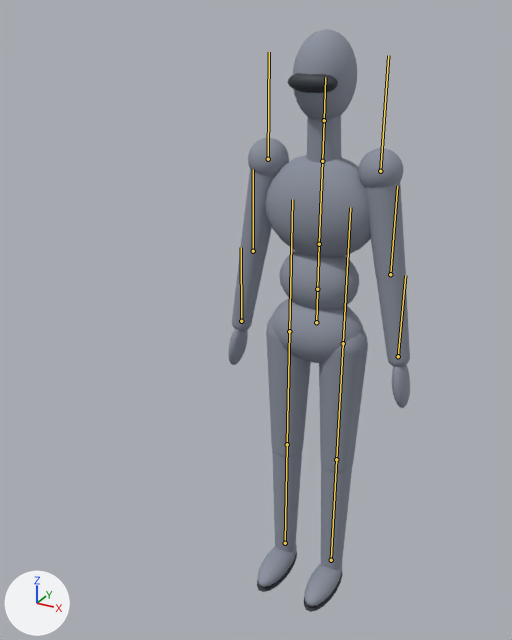
The glTF model renderer/assets/mannequin.glb: old version first, new version second.
Both versions are drawn from a 50 mm lens placed at (79.5, -182.9, 184.9), pointed at (-11.1, -18.1, 102.5). The axes (+X, +Y, +Z) are drawn at lower left. The lights are the same throughout. The first picture is the older version. The bones that bend it are drawn over the model as lines.

Objects in the first picture: 'Mannequin'.
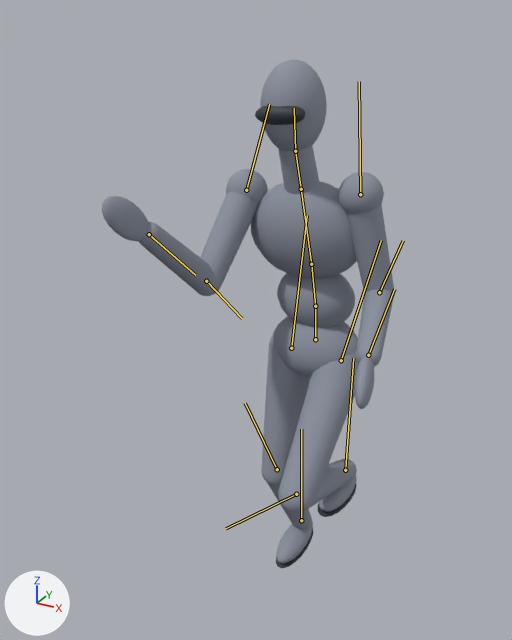
The newer file adds an action. The first version stands in its rest pose; the second is drawn at frame 11 of the action 'running'.

Location of each change, (x1, y1, x2, y2) in pixels of the pictures (512 x 640 px):
'Mannequin', posed (61% wider, 13% shorter): before (228, 29, 410, 612); after (102, 60, 395, 568)
bone 'Hips', root to tip: before (316, 322) to (317, 291); after (315, 339) to (315, 308)
bone 'Spine', root to tip: before (317, 289) to (319, 244); after (315, 306) to (311, 264)
bone 'Chest', root to tip: before (319, 244) to (322, 161); after (311, 264) to (301, 189)
bone 'Head', root to tip: before (324, 120) to (325, 77); after (295, 151) to (294, 108)
bone 'UpperArm_L', root to tip: before (380, 171) to (388, 55); after (360, 194) to (359, 81)
bone 'LowerArm_L', root to tip: before (390, 274) to (397, 186); after (379, 292) to (403, 240)
bone 'Hand_L', root to tip: before (398, 356) to (405, 275); after (368, 355) to (394, 289)
bone 'UpperArm_R', root to tip: before (268, 159) to (269, 52); after (246, 190) to (269, 104)
bone 'LowerArm_R', root to tip: before (253, 251) to (253, 169); after (206, 281) to (242, 318)
bone 'Hand_R', root to tip: before (241, 321) to (241, 247); after (149, 234) to (195, 275)
bone 'UpperLeg_L', root to tip: before (343, 343) to (350, 207); after (341, 360) to (381, 240)
bone 'LowerLeg_L', root to tip: before (336, 459) to (343, 343); after (296, 494) to (226, 528)
bone 'Foot_L', root to tip: before (331, 560) to (336, 459); after (345, 470) to (353, 358)
bone 'UpperLeg_R', root to tip: before (289, 331) to (292, 199); after (291, 348) to (307, 215)
bone 'LowerLeg_R', root to tip: before (287, 444) to (289, 331); after (277, 469) to (245, 403)
bone 'Foot_R', root to tip: before (285, 543) to (287, 444); after (301, 520) to (301, 429)

The change in detail:
Bone 'Hips' (bone_hips) moves from (0.0, 0.0, 0.0) to (0.0, -5.7, 0.0).
Bone 'Hips' (bone_hips) turns from (0, 0, 0) to (0, -7, 3) degrees about its own x, y and z.
Bone 'Spine' (bone_spine) turns from (0, 0, 0) to (8, 3, 0) degrees about its own x, y and z.
Bone 'Chest' (bone_chest) turns from (0, 0, 0) to (6, 6, 0) degrees about its own x, y and z.
Bone 'Head' (bone_head) turns from (0, 0, 0) to (-13, 0, 0) degrees about its own x, y and z.
Bone 'UpperArm_L' (bone_upperarm_l) turns from (0, 0, 0) to (-6, 0, -2) degrees about its own x, y and z.
Bone 'LowerArm_L' (bone_lowerarm_l) turns from (0, 0, 0) to (-77, 0, 0) degrees about its own x, y and z.
Bone 'Hand_L' (bone_hand_l) turns from (0, 0, 0) to (4, 0, 0) degrees about its own x, y and z.
Bone 'UpperArm_R' (bone_upperarm_r) turns from (0, 0, 0) to (-55, 0, 2) degrees about its own x, y and z.
Bone 'LowerArm_R' (bone_lowerarm_r) turns from (0, 0, 0) to (-94, 0, 0) degrees about its own x, y and z.
Bone 'Hand_R' (bone_hand_r) turns from (0, 0, 0) to (4, 0, 0) degrees about its own x, y and z.
Bone 'UpperLeg_L' (bone_upperleg_l) turns from (0, 0, 0) to (-45, 7, -3) degrees about its own x, y and z.
Bone 'LowerLeg_L' (bone_lowerleg_l) turns from (0, 0, 0) to (112, 0, 0) degrees about its own x, y and z.
Bone 'Foot_L' (bone_foot_l) turns from (0, 0, 0) to (-69, 0, 0) degrees about its own x, y and z.
Bone 'UpperLeg_R' (bone_upperleg_r) turns from (0, 0, 0) to (-12, 7, -3) degrees about its own x, y and z.
Bone 'LowerLeg_R' (bone_lowerleg_r) turns from (0, 0, 0) to (42, 0, 0) degrees about its own x, y and z.
Bone 'Foot_R' (bone_foot_r) turns from (0, 0, 0) to (-26, 0, 0) degrees about its own x, y and z.
